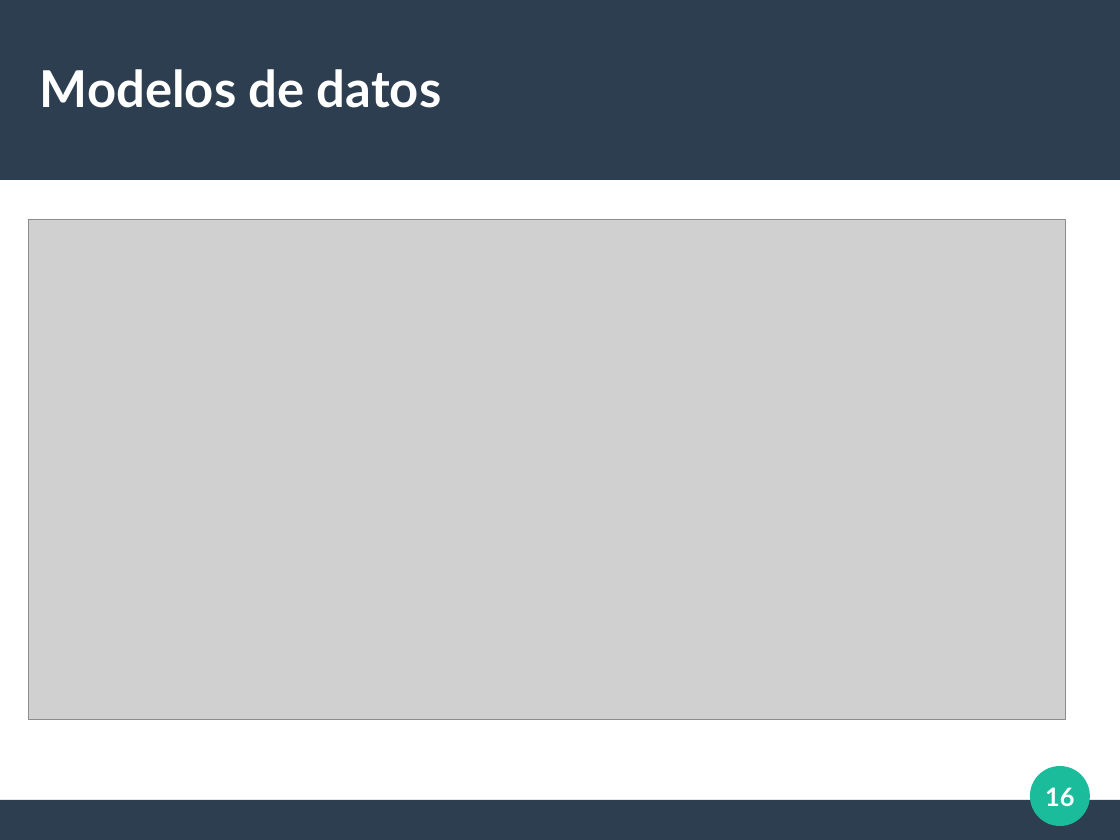
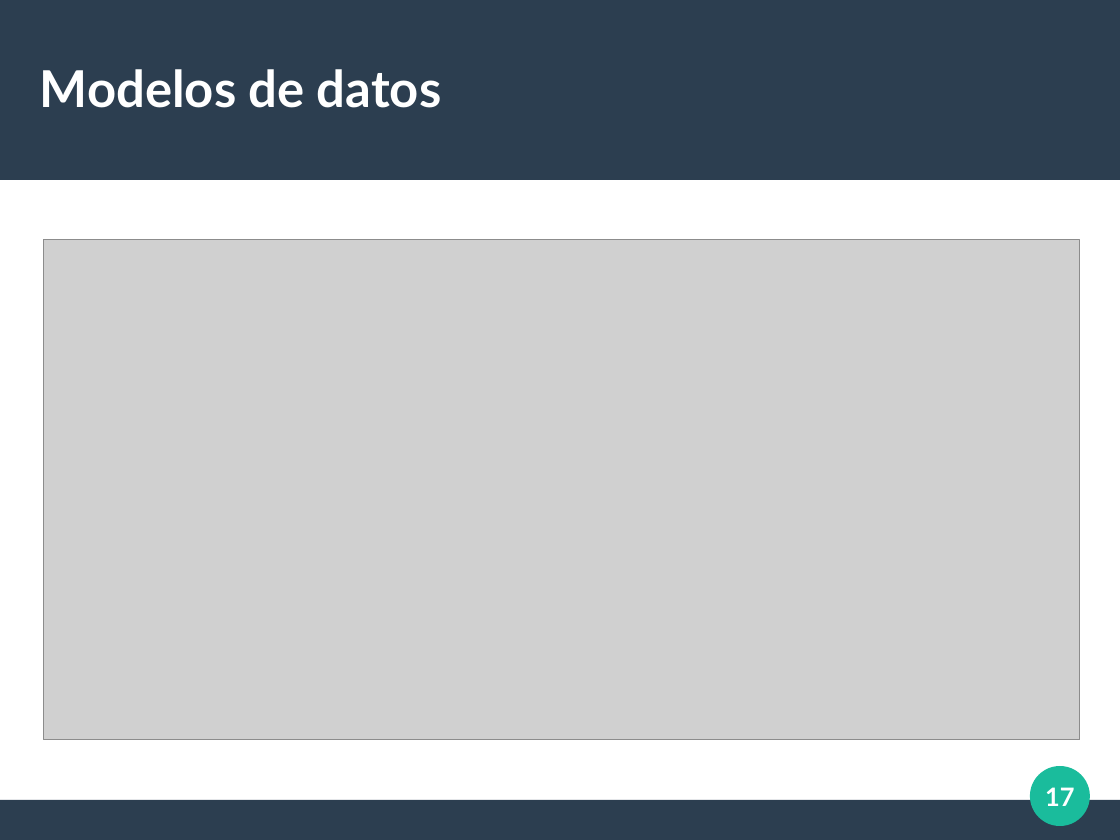
Before and after one commit to albeerto26/DjangoServerHeroku, a slide deck: slide 17 of diapos/Introduccion Django.odp (slide 16 before the commit). Drawn at 1120x840 pixels with LibreOffice and Linux fonts; fonts in the diff are those of the drawing; grey boxes stand for pictures. Boxes give left, top, right and bottom in pixels: in the first picture for what was removed or moved away, otherwise in the second. Text is boxed around its words. In the diff, an @@ line names an element or a change of style, - is before the commit and + after.

```diff
--- a/diapos/Introduccion Django.odp
+++ b/diapos/Introduccion Django.odp
@@ picture: place and size @@
-picture at [28,221,1066,721]
+picture at [43,240,1080,740]
@@ page number at [1045,787,1074,806]: text changed @@
-16
+17
```
Also in this commit, not shown: 2 other slides changed, 3 slides added, 2 slides removed, 4 other files.
